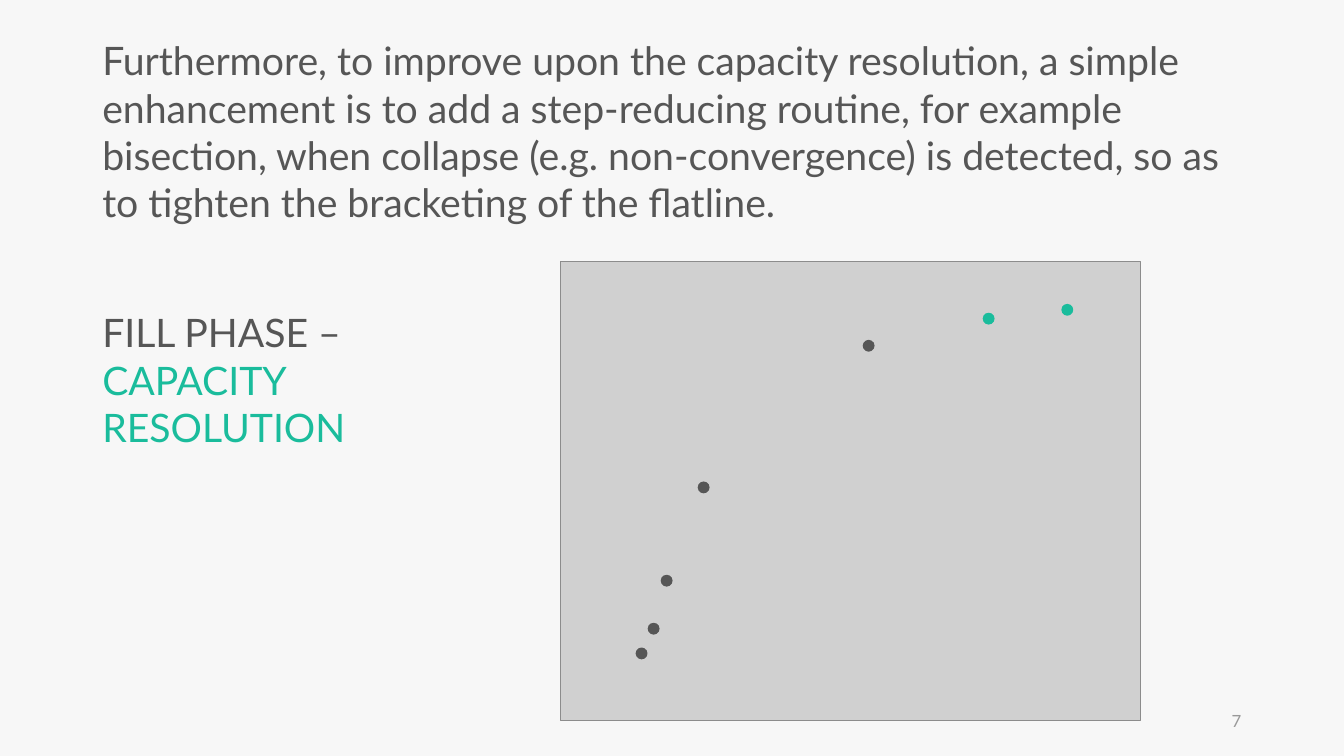
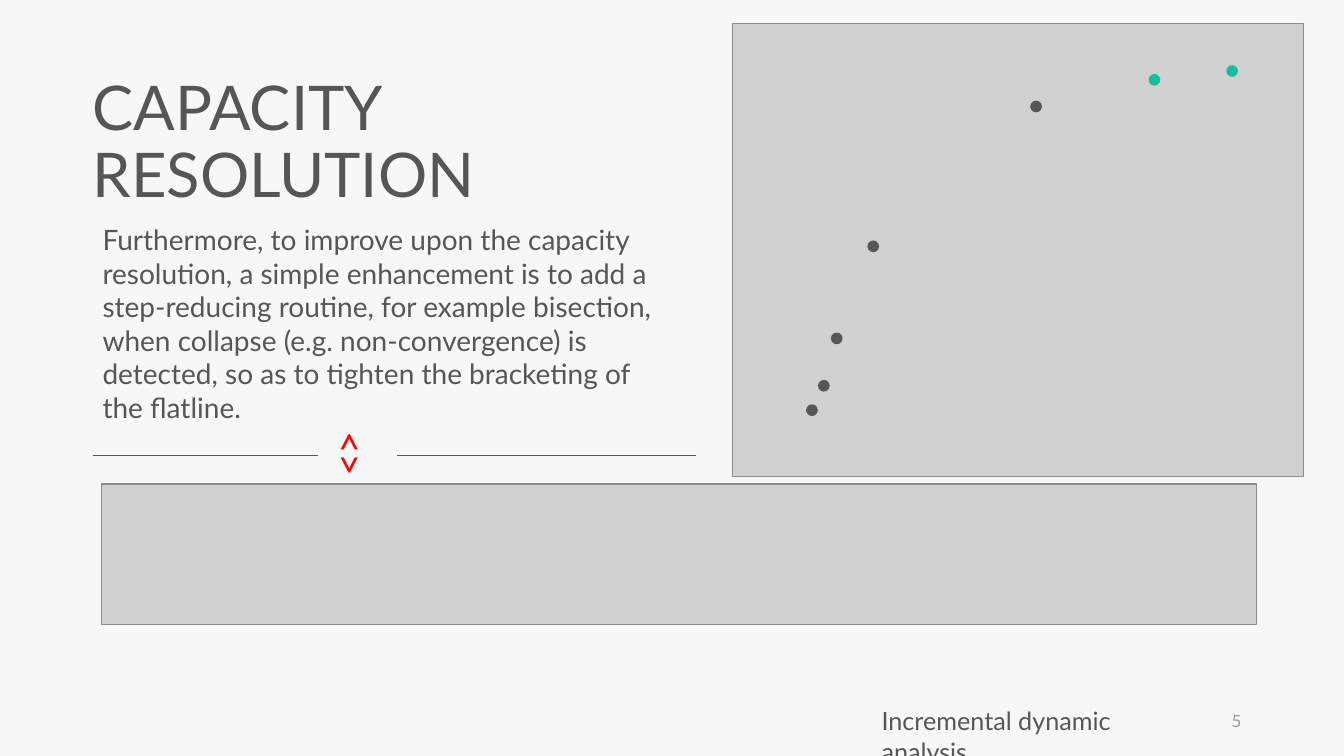
Before and after one commit to skyran1278/VbaProject, a slide deck: slide 5 of 20180126_SmartSplice/20180920_Meeting/20180920 Meeting.pptx (slide 7 before the commit). Drawn at 1344x756 pixels with LibreOffice and Linux fonts; fonts in the diff are those of the drawing; grey boxes stand for pictures. Boxes give left, top, right and bottom in pixels: in the first picture for what was removed or moved away, otherwise in the second. Text is boxed around its words. In the diff, an @@ line names an element or a change of style, - is before the commit and + after.

```diff
--- a/20180126_SmartSplice/20180920_Meeting/20180920 Meeting.pptx
+++ b/20180126_SmartSplice/20180920_Meeting/20180920 Meeting.pptx
@@ picture: place and size @@
-picture at <box>561,261,1140,721</box>
+picture at <box>732,23,1304,477</box>
@@ text added at <box>93,85,475,198</box>, 44 pt, text #565656 @@
+CAPACITY RESOLUTION
@@ ellipse: place and size @@
-ellipse at <box>983,313,995,325</box>
+ellipse at <box>1149,74,1162,86</box>
@@ ellipse: place and size @@
-ellipse at <box>1062,303,1074,316</box>
+ellipse at <box>1227,66,1239,78</box>
@@ ellipse: place and size @@
-ellipse at <box>660,575,673,587</box>
+ellipse at <box>1030,101,1043,113</box>
@@ text "Furthermore, to improve upon the ...": place and size @@
-text "Furthermore, to improve upon the ..." at <box>102,46,1219,224</box>
+text "Furthermore, to improve upon the ..." at <box>103,229,651,418</box>
@@ text "Furthermore, to improve upon the ..." at <box>103,229,651,418</box>: size 28 to 20 pt @@
@@ ellipse: place and size @@
-ellipse at <box>648,623,660,635</box>
+ellipse at <box>867,241,879,253</box>
@@ text removed at <box>102,318,345,443</box> @@
-FILL PHASE –
-CAPACITY RESOLUTION
@@ ellipse: place and size @@
-ellipse at <box>863,340,875,352</box>
+ellipse at <box>831,333,843,345</box>
@@ ellipse: place and size @@
-ellipse at <box>636,647,648,659</box>
+ellipse at <box>819,380,831,392</box>
@@ ellipse: place and size @@
-ellipse at <box>698,482,710,494</box>
+ellipse at <box>807,404,819,416</box>
@@ text added at <box>328,432,389,493</box>, 28 pt, text #FF0000 @@
+<>
@@ line added from (93, 455) to (319, 455), #565656 0.5 pt @@
@@ line added from (397, 455) to (696, 455), #565656 0.5 pt @@
@@ picture added at <box>102,484,1257,625</box> @@
@@ text added at <box>882,711,1110,735</box>, 18 pt, text #565656 @@
+Incremental dynamic analysis
@@ page number at <box>1232,715,1242,727</box>: text changed @@
-7
+5
```
Also in this commit, not shown: 14 other slides changed, 3 slides added, 53 slides removed, 4 other files.
